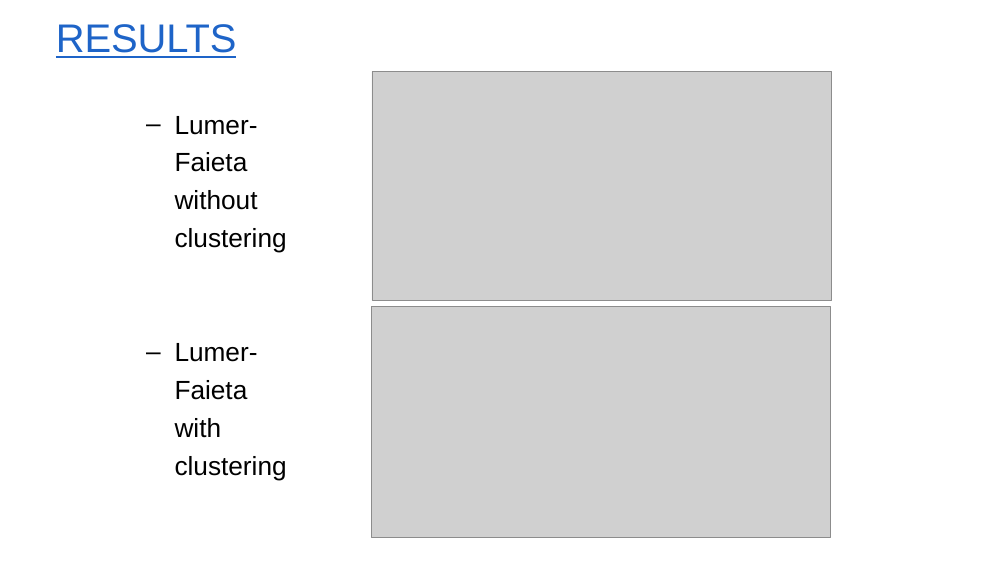
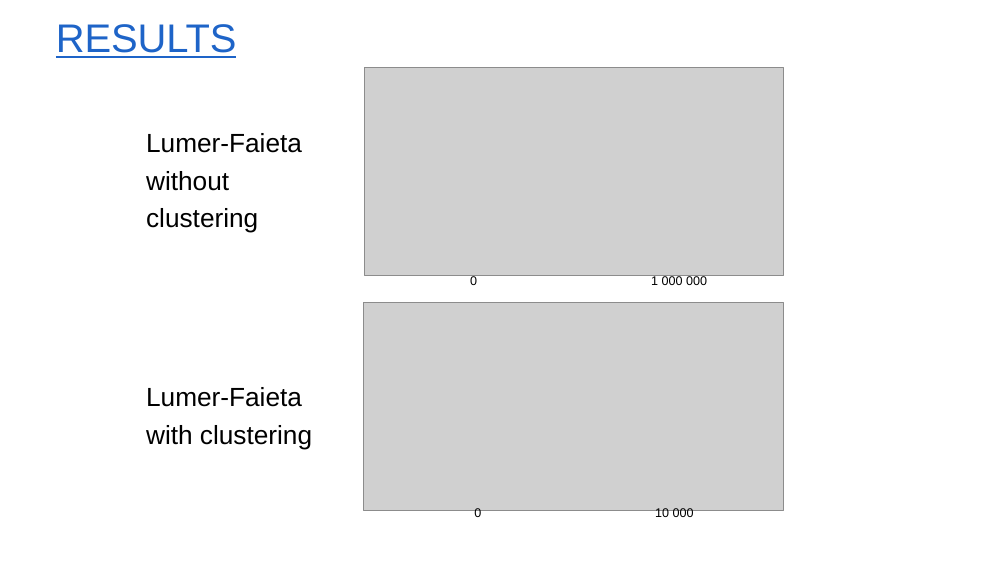
Before and after one commit to yvlaere/ant_sorting, a slide deck: slide 11 of Spatio-temporele modellen.pptx (slide 8 before the commit). Drawn at 1008x567 pixels with LibreOffice and Linux fonts; fonts in the diff are those of the drawing; grey boxes stand for pictures; background and template pictures are left out. Boxes give left, top, right and bottom in pixels: in the first picture for what was removed or moved away, otherwise in the second. Text is boxed around its words. In the diff, an @@ line names an element or a change of style, - is before the commit and + after.

Commit message:
Update pptx

```diff
--- a/Spatio-temporele modellen.pptx
+++ b/Spatio-temporele modellen.pptx
@@ picture: place and size @@
-picture at bbox=[372, 72, 832, 300]
+picture at bbox=[364, 67, 783, 276]
@@ text "Lumer-Faieta without clustering": place and size @@
-text "Lumer-Faieta without clustering" at bbox=[175, 116, 287, 253]
+text "Lumer-Faieta without clustering" at bbox=[146, 133, 302, 233]
@@ text "Lumer-Faieta without clustering" at bbox=[146, 133, 302, 233]: bullet ‒ to none @@
@@ text added at bbox=[470, 275, 477, 285], 12 pt, text #000000 @@
+0
@@ text added at bbox=[651, 275, 707, 285], 12 pt, text #000000 @@
+1 000 000
@@ picture: place and size @@
-picture at bbox=[371, 306, 831, 538]
+picture at bbox=[364, 302, 783, 511]
@@ text "Lumer-Faieta with clustering" at bbox=[146, 387, 312, 450]: bullet ‒ to none @@
@@ text "Lumer-Faieta with clustering": place and size @@
-text "Lumer-Faieta with clustering" at bbox=[175, 343, 287, 480]
+text "Lumer-Faieta with clustering" at bbox=[146, 387, 312, 450]
@@ text added at bbox=[474, 508, 481, 520], 12 pt, text #000000 @@
+0
@@ text added at bbox=[655, 508, 694, 520], 12 pt, text #000000 @@
+10 000
```
Also in this commit, not shown: 3 other slides changed, 3 slides added, 2 other files.
